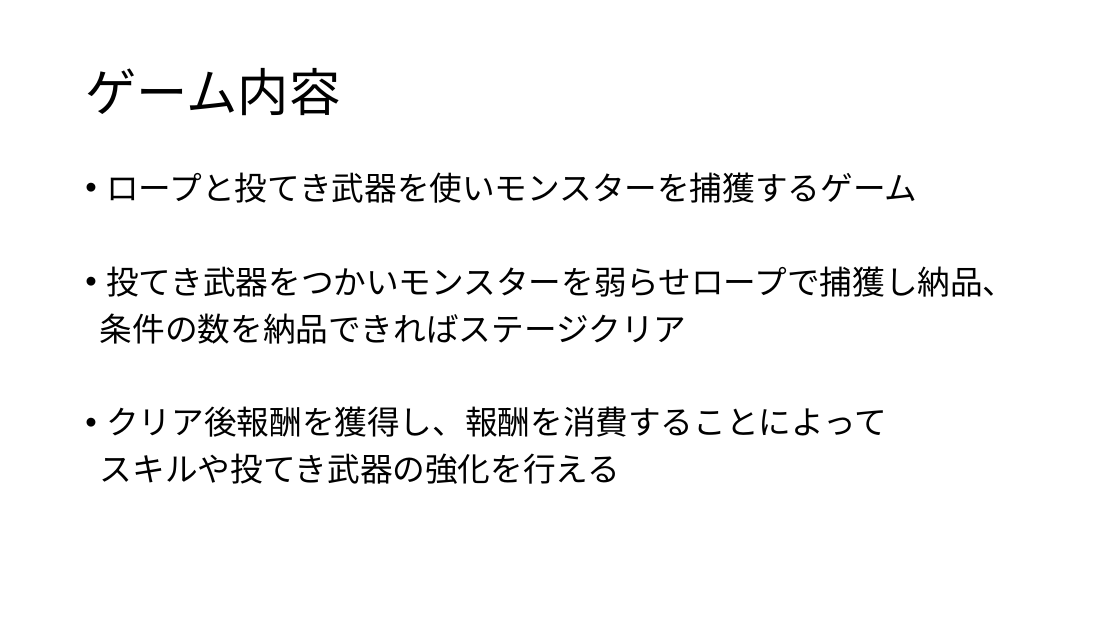
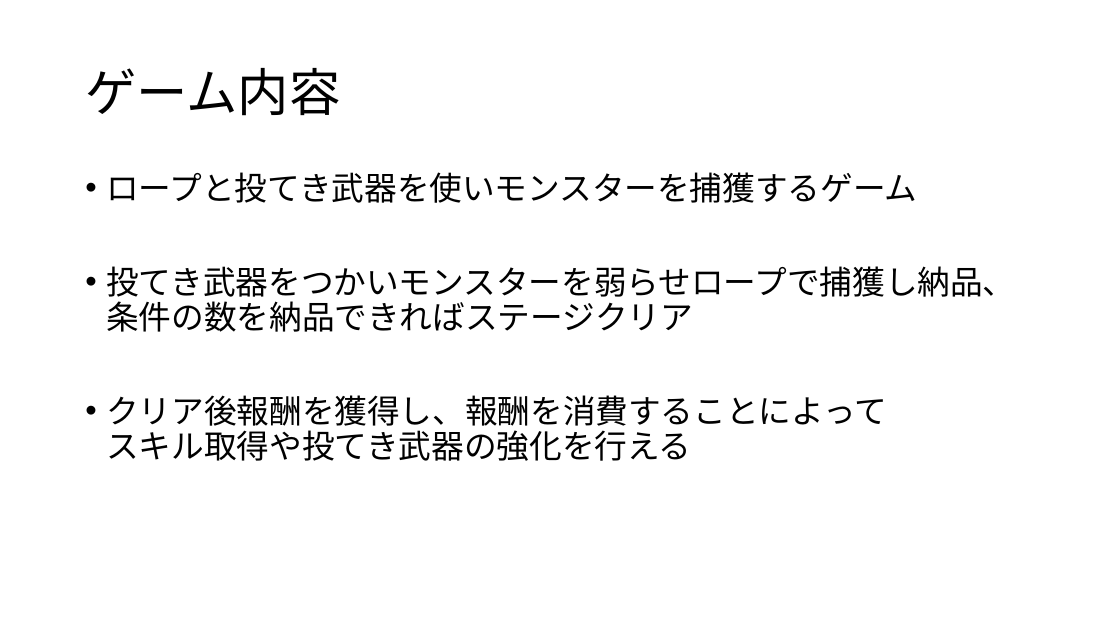
Before and after one commit to UMA729/MySchoolDatas, a slide deck: slide 2 of ゲーム案2.pptx. Drawn at 1120x630 pixels with LibreOffice and Linux fonts; fonts in the diff are those of the drawing. Boxes give left, top, right and bottom in pixels: in the first picture for what was removed or moved away, otherwise in the second. Text is boxed around its words. In the diff, an @@ line names an element or a change of style, - is before the commit and + after.

```diff
--- a/ゲーム案2.pptx
+++ b/ゲーム案2.pptx
@@ text at box(106, 266, 1015, 461): text changed @@
-• 投てき武器をつかいモンスターを弱らせロープで捕獲し納品、
-条件の数を納品できればステージクリア
-• クリア後報酬を獲得し、報酬を消費することによって
-スキルや投てき武器の強化を行える
+• 投てき武器をつかいモンスターを弱らせロープで捕獲し納品、条件の数を納品できればステージクリア
+• クリア後報酬を獲得し、報酬を消費することによって スキル取得や投てき武器の強化を行える
```
Also in this commit, not shown: 2 other slides changed, 2 slides added, 1 slide removed, 5 other files.
